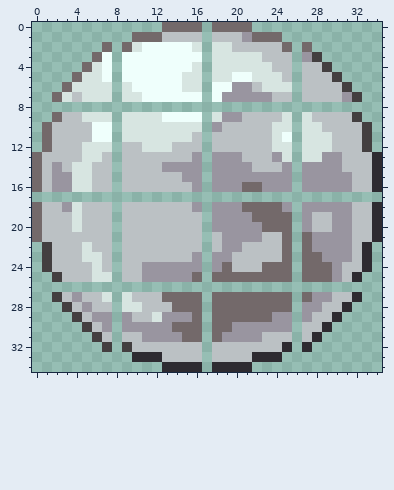
Pixel-art sprite -- Content/Tiles/Vault.png. Above, as it was before the edit.
The file is 70x70 pixels, drawn in blocks of 2x2; one block is one cell here.
New version:
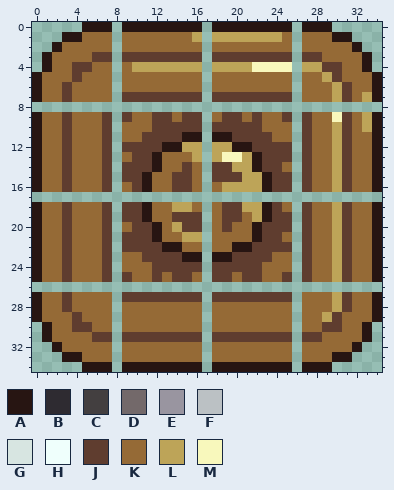
Palette (. is transparent): A #271512  B #2e2b31  C #433f40  D #73696a  E #9995a0  F #bbc1c4  G #d7e5e1  H #effffc  J #5f3d2f  K #956a36  L #bda458  M #f8f8bc
The edit:
Changed rows in their new state; - is an unchanged pixel.
first column x 0:
 0 -----AAA-AAAAAAAA-AAAAAAAA-AAA-----
 1 ---AAKKK-KKKKKKKL-LLLLLLLK-KKKAA---
 2 --AKKKKK-KKKKKKKK-KKKKKKKK-KKKKKA--
 3 -AKKKKJJ-JJJJJJJJ-JJJJJJJJ-JJKKKKA-
 4 -AKKJJKK-KLLLLLLL-LLLLMMMM-LLJJKKA-
 5 AKKKJKKK-KKKKKKKK-KKKKKKKK-KKLJKKKA
 6 AKKJKKKK-KKKKKKKK-KKKKKKKK-KKKLJKKA
 7 AKKJKKKK-JJJJJJJJ-JJJJJJJJ-KKKLJKLA
 9 AKKJKKKJ-JKKJJKJJ-KJJKJKKJ-JKKMJKLA
10 AKKJKKKJ-KKKJJJJJ-JJJJJKKK-JKKLJKLA
11 AKKJKKKJ-KKJJJJAA-AAJJJJKK-JKKLJKKA
12 AKKJKKKJ-JJJJAALL-LLAAJJJJ-JKKLJKKA
13 AKKJKKKJ-KJJAKKKL-LMMLAJJJ-JKKLJKKA
14 AKKJKKKJ-JJJAKKJK-JJLLAJJK-JKKLJKKA
15 AKKJKKKJ-JJAKKJJK-JJJLLAJJ-JKKLJKKA
16 AKKJKKKJ-KJAKKJJK-KLLLLAJJ-JKKLJKKA
18 AKKJKKKJ-JJAKKLLK-KJJLLAJK-JKKLJKKA
19 AKKJKKKJ-JJAKKJJJ-KJJKLAJJ-JKKLJKKA
20 AKKJKKKJ-KJJAKLJJ-KJKKAJJJ-JKKLJKKA
21 AKKJKKKJ-JJJAKKLL-KKKKAJJK-JKKLJKKA
22 AKKJKKKJ-JJJJAAKK-KKAAJJJJ-JKKLJKKA
23 AKKJKKKJ-KKJJJJAA-AAJJJJKK-JKKLJKKA
24 AKKJKKKJ-KKKJJJJJ-JJJJJKKK-JKKLJKKA
25 AKKJKKKJ-JKKJKJJK-JJKJJKKJ-JKKLJKKA
27 AKKJKKKK-JJJJJJJJ-JJJJJJJJ-KKKLJKKA
28 AKKJKKKK-KKKKKKKK-KKKKKKKK-KKKLJKKA
29 AKKKJKKK-KKKKKKKK-KKKKKKKK-KKLJKKKA
30 -AKKJJKK-KKKKKKKK-KKKKKKKK-KKJJKKA-
31 -AKKKKJJ-JJJJJJJJ-JJJJJJJJ-JJKKKKA-
32 --AKKKKK-KKKKKKKK-KKKKKKKK-KKKKKA--
33 ---AAKKK-KKKKKKKK-KKKKKKKK-KKKAA---
34 -----AAA-AAAAAAAA-AAAAAAAA-AAA-----
